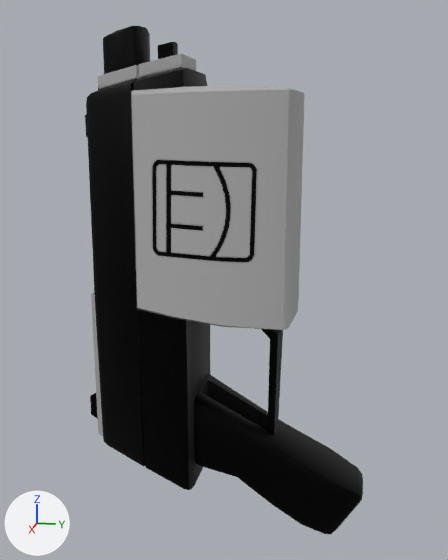
The Blender file Props/Paintball Pistol/PaintballPistol.blend: old version first, new version second.
Camera for both pictures: a 50 mm lens placed at (0.3375, 0.111, 0.1511), pointed at (-0.0013, 0.0433, 0.0663). Arrows for +X, +Y and +Z are at lower left; the lights stay in place. The older version comes first.

The first picture shows 'PaintBall_Pistol_LOD0'.
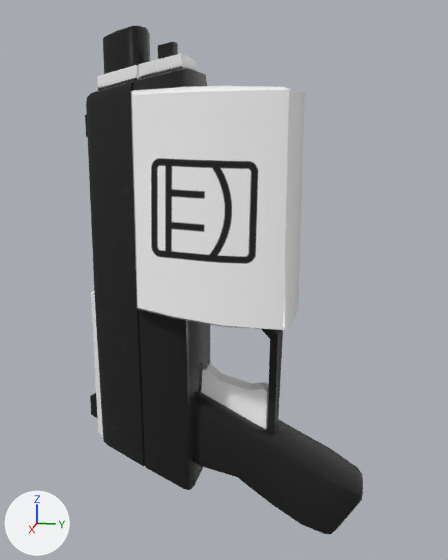
The newer file is also turned or shifted as a whole; pictures and numbers use the older file's frame.

Pixel boxes [x1, y1, x2, y2] of what changed, in the pictures (448 x 560 px):
'PaintBall_Pistol_LOD0', recoloured, reshaped (lighter): [85, 26, 363, 534] in both
part 1 of me_paintball_pistol_lod0, added: after [201, 364, 269, 430]

Diff of the bpy script that builds the scene:
```diff
--- a/Props/Paintball Pistol/PaintballPistol.blend.py
+++ b/Props/Paintball Pistol/PaintballPistol.blend.py
@@ ng_rr__solid_rec_room_avatar_item_shader @@
+ng_rr__solid_rec_room_avatar_item_shader = bpy.data.node_groups.new('[RR] Solid Rec Room Avatar Item Shader', 'ShaderNodeTree')
+# nodes: BsdfPrincipled, Math, Mix, SeparateColor, VertexColor
+# colours: white #e7e7e7, white #ffffff, black #000000, mixed with the vertex colours
@@ mat_paintballpistol @@
 mat_paintballpistol = bpy.data.materials.new('PaintballPistol')
-# nodes: Group x2, Mapping, OutputMaterial, TexCoord, TexImage x3, Value
-# colours: black #000000, grey #b0b0b0, light grey #e0e0e0, white #ffffff
+# nodes: Group x2, Mapping, OutputMaterial, TexCoord, TexImage x3, ValToRGB, Value
+# colours: white #ffffff, black #2b2b2b
 # uses the picture img_avatar_common_plastic_norm_png
@@ me_paintball_pistol_lod0 @@
 # used by ob_paintball_pistol_lod0; location = (0.0, 0.0, 0.0); rotation_euler = (1.571, 0.0, 0.0), in degrees (90, 0, 0)
-me_paintball_pistol_lod0.from_pydata(...)  # 1031 vertices, 896 faces; spans x -0.041..0.041, y -0.082..0.203, z -0.127..0.039
+me_paintball_pistol_lod0.from_pydata(...)  # 1067 vertices, 920 faces; spans x -0.041..0.041, y -0.082..0.203, z -0.127..0.039
+# me_paintball_pistol_lod0 part 1
+# 27 vertices are added at x -0.009..0.009, y -0.029..0.013, z -0.07..-0.031
+# 9 new vertices lie (0.01, 0.0, 0.0) away from vertices in x -0.005, y 0.003..0.013, z -0.07..-0.032
+# 24 new faces join them
 me_paintball_pistol_lod0.materials.append(mat_paintballpistol)
```
